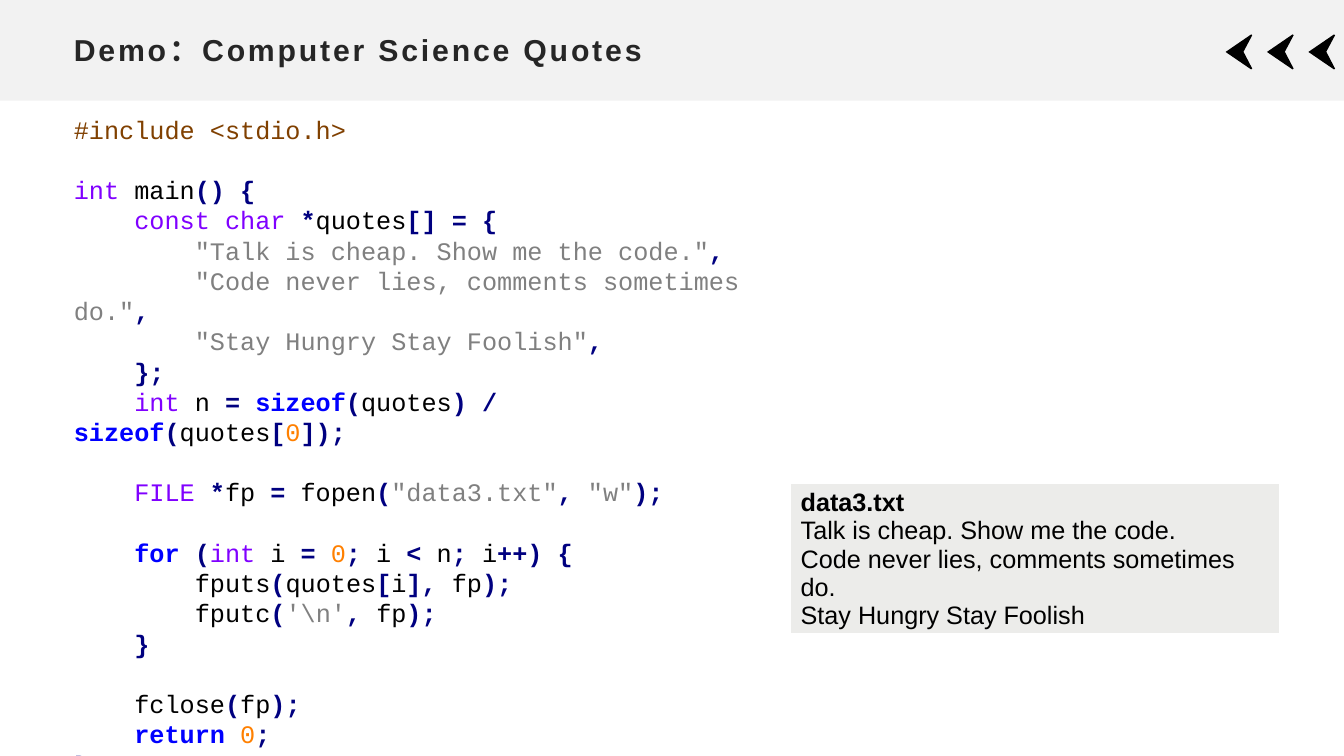
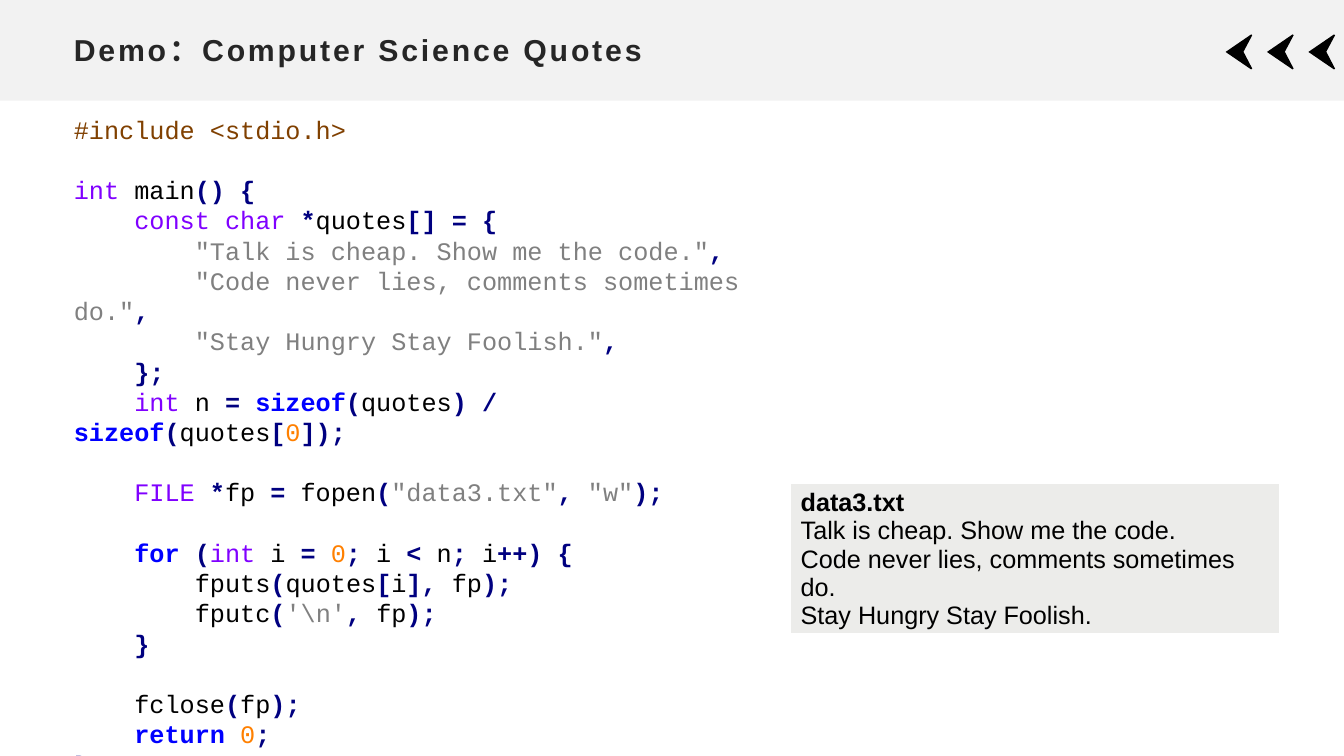
Before and after one commit to xdai02/C, a slide deck: slide 17 of slides/Chapter8.pptx. Drawn at 1344x756 pixels with LibreOffice and Linux fonts; fonts in the diff are those of the drawing. Boxes give left, top, right and bottom in pixels: in the first picture for what was removed or moved away, otherwise in the second. Text is boxed around its words. In the diff, an @@ line names an element or a change of style, - is before the commit and + after.

```diff
--- a/slides/Chapter8.pptx
+++ b/slides/Chapter8.pptx
@@ text at (195, 332, 618, 355): text changed @@
-"Stay Hungry Stay Foolish",
+"Stay Hungry Stay Foolish.",
@@ table at (790, 484, 1280, 634) @@
-row 1, column 1: data3.txt / Talk is cheap. Show me the code. / Code never lies, comments sometimes do. / Stay Hungry Stay Foolish
+row 1, column 1: data3.txt / Talk is cheap. Show me the code. / Code never lies, comments sometimes do. / Stay Hungry Stay Foolish.
```
Also in this commit, not shown: 4 other files.
